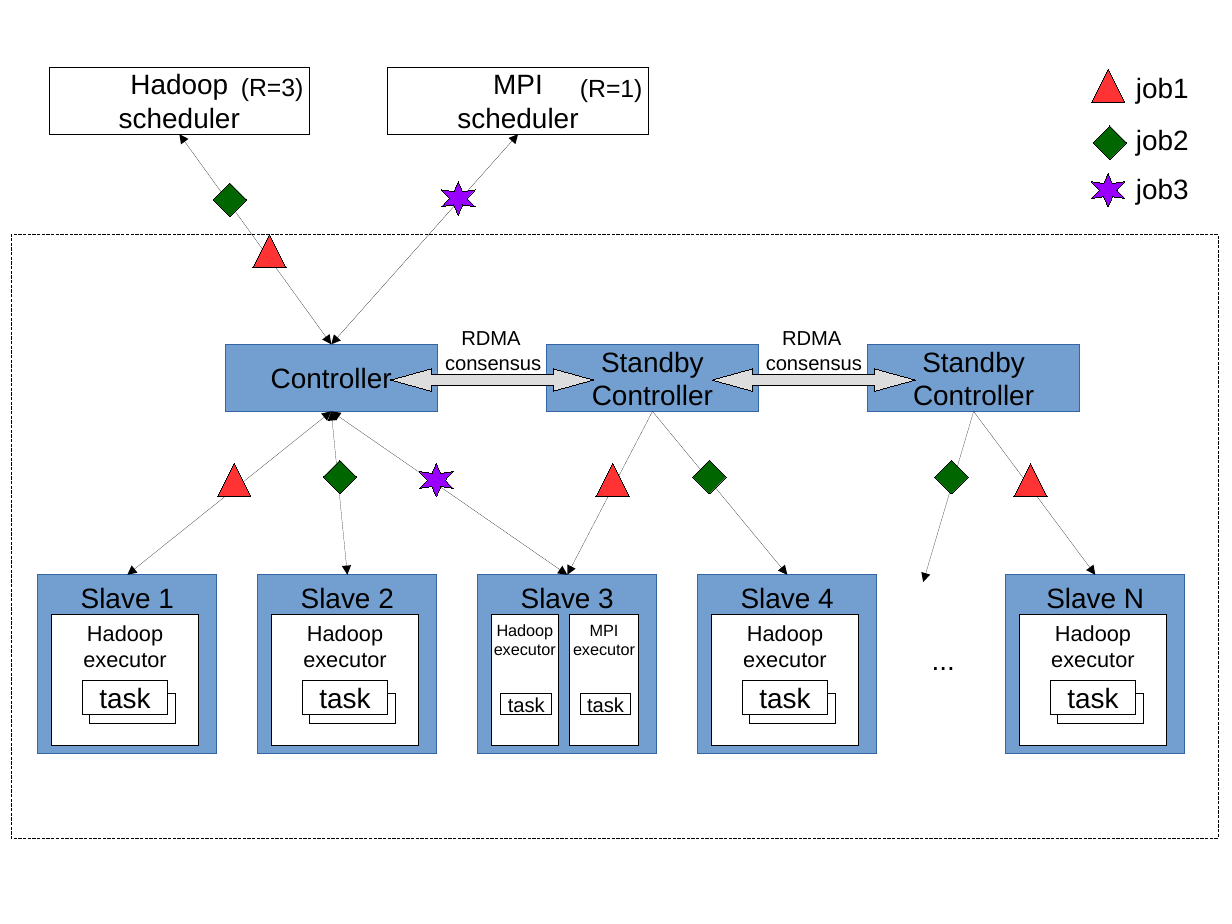
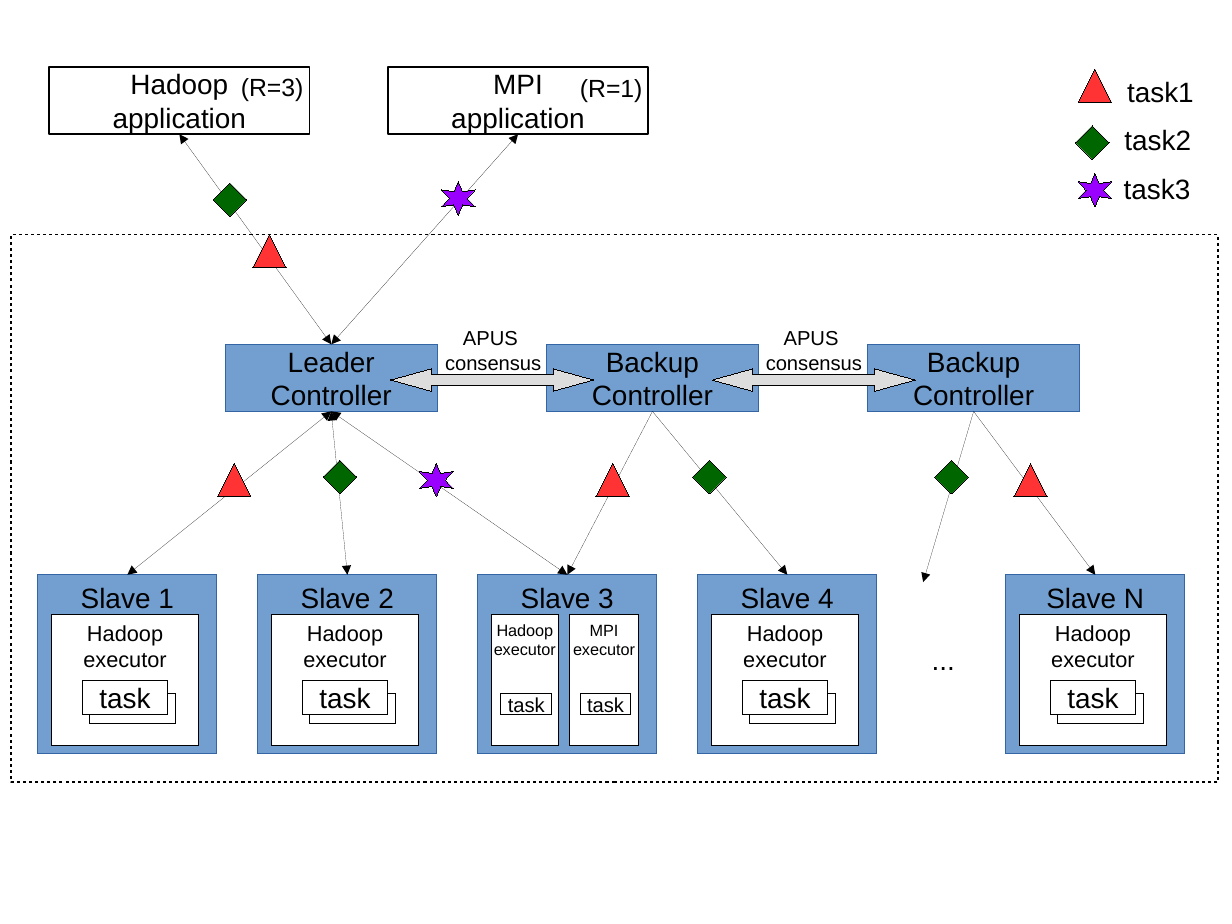
Before and after one commit to hemingcui/grf2017, a slide deck: slide 1 of figures/scheduler_arch.odp. Drawn at 1232x924 pixels with LibreOffice and Linux fonts; fonts in the diff are those of the drawing. Boxes give left, top, right and bottom in pixels: in the first picture for what was removed or moved away, otherwise in the second. Text is boxed around its words. In the diff, an @@ line names an element or a change of style, - is before the commit and + after.

```diff
--- a/figures/scheduler_arch.odp
+++ b/figures/scheduler_arch.odp
@@ triangle: place and size @@
-triangle at [1092, 69, 1126, 103]
+triangle at [1079, 69, 1112, 103]
@@ text at [1127, 81, 1194, 103]: text changed @@
-job1
+task1
@@ text in rectangle at [113, 107, 247, 133]: text changed @@
-scheduler
+application
@@ text in rectangle at [451, 107, 585, 133]: text changed @@
-scheduler
+application
@@ diamond: place and size @@
-diamond at [1093, 126, 1127, 160]
+diamond at [1075, 126, 1109, 160]
@@ text at [1124, 129, 1191, 151]: text changed @@
-job2
+task2
@@ freeform shape: place and size @@
-freeform shape at [1092, 173, 1126, 207]
+freeform shape at [1079, 173, 1112, 207]
@@ text at [1124, 178, 1191, 200]: text changed @@
-job3
+task3
@@ outline #000000 0 pt to #000000 0.99 pt in 3 elements at [49, 67, 310, 134], [388, 67, 648, 134], [11, 235, 1219, 783] @@
@@ rectangle: place and size @@
-rectangle at [11, 235, 1219, 838]
+rectangle at [11, 235, 1219, 783]
@@ text in rectangle at [288, 351, 375, 373]: paragraph added @@
+Leader
@@ text at [463, 331, 518, 346]: text changed @@
-RDMA
+APUS
@@ text in rectangle at [606, 351, 699, 377]: text changed @@
-Standby
+Backup
@@ text at [784, 331, 839, 346]: text changed @@
-RDMA
+APUS
@@ text in rectangle at [927, 351, 1020, 377]: text changed @@
-Standby
+Backup
```
Also in this commit, not shown: 7 other files.
